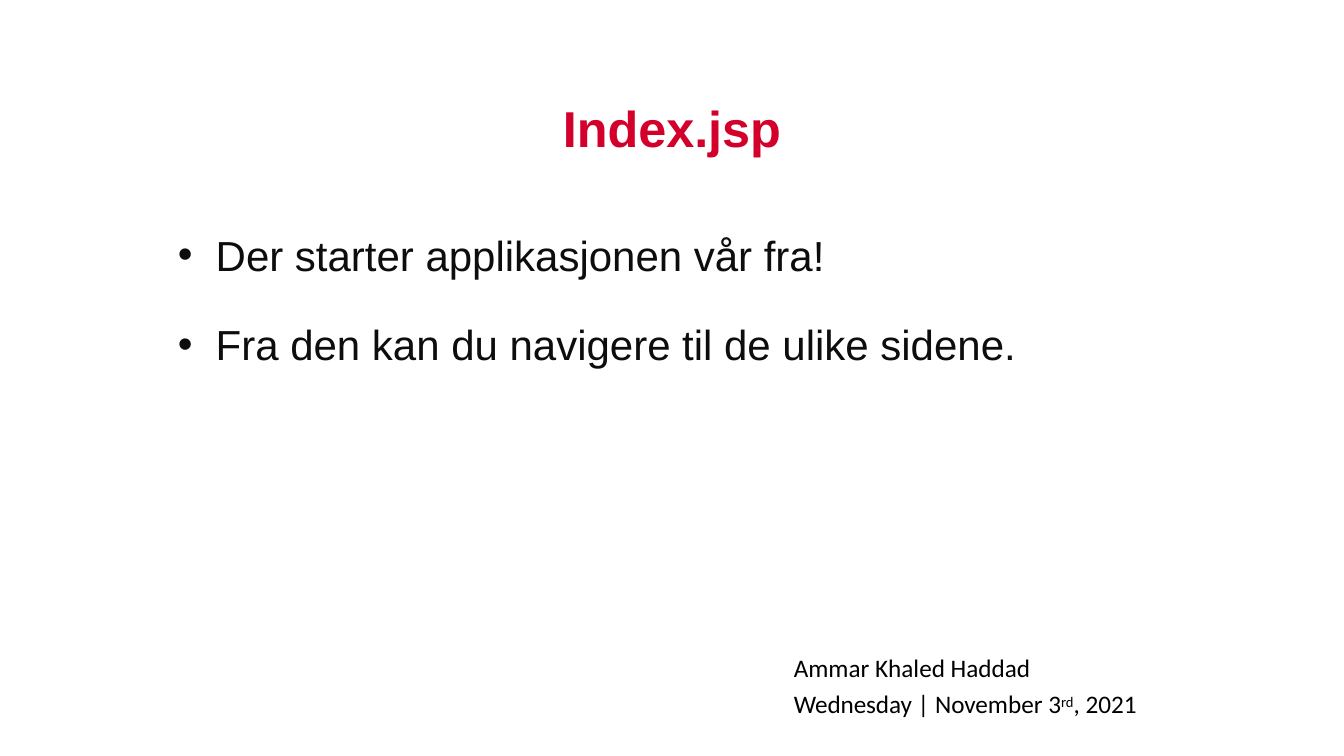
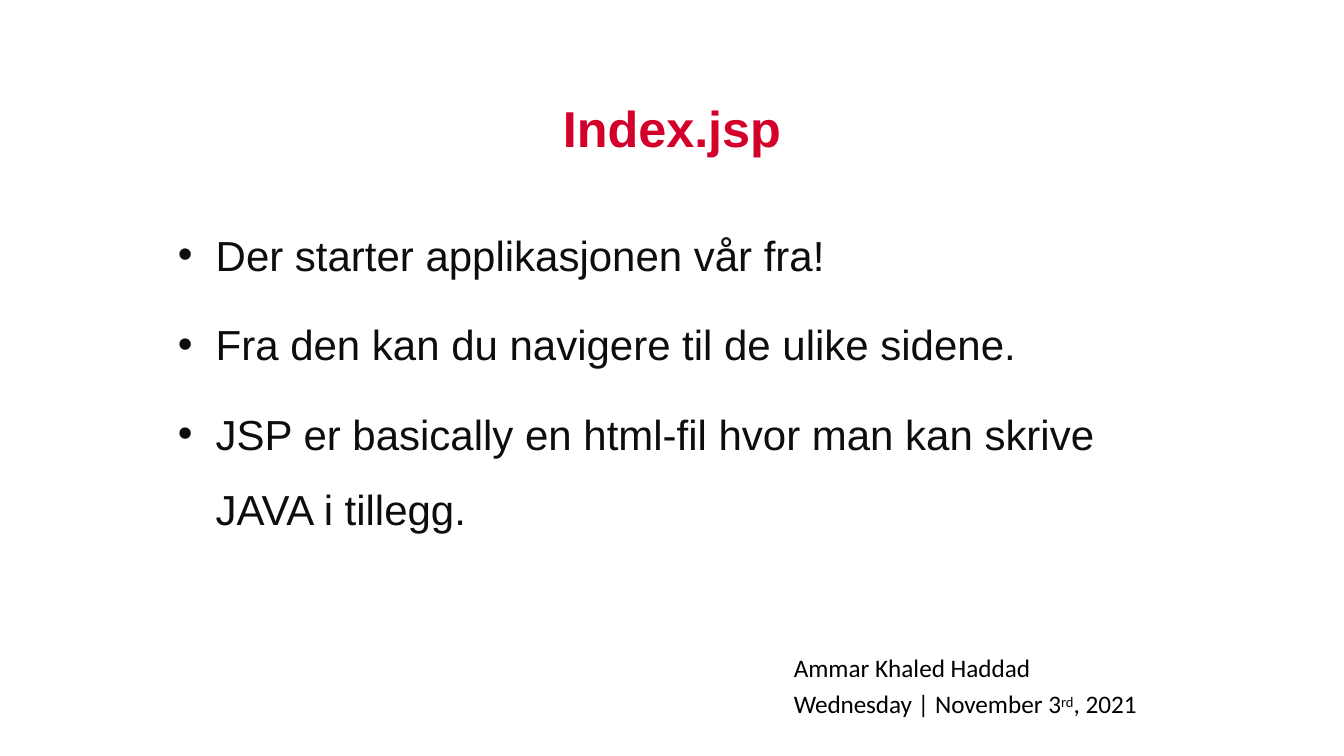
Before and after one commit to vikhok/EkstraForelesninger, a slide deck: slide 9 of Forelesning 3.pptx. Drawn at 1344x756 pixels with LibreOffice and Linux fonts; fonts in the diff are those of the drawing; background and template pictures are left out. Boxes give left, top, right and bottom in pixels: in the first picture for what was removed or moved away, otherwise in the second. Text is boxed around its words. In the diff, an @@ line names an element or a change of style, - is before the commit and + after.

```diff
--- a/Forelesning 3.pptx
+++ b/Forelesning 3.pptx
@@ subtitle at (216, 419, 1095, 534): paragraph added @@
+• JSP er basically en html-fil hvor man kan skrive JAVA i tillegg.
```
Also in this commit, not shown: 1 other slide changed, 29 other files.
